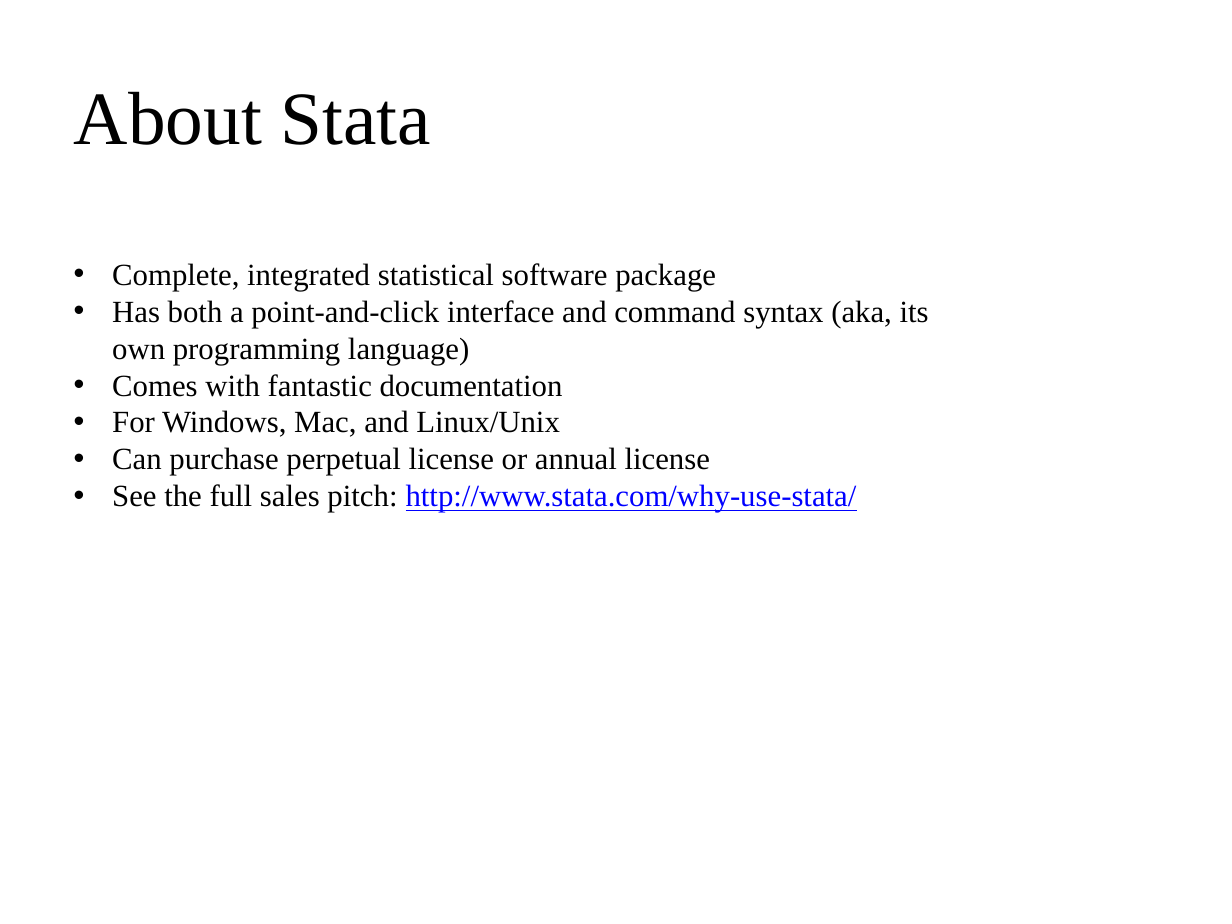
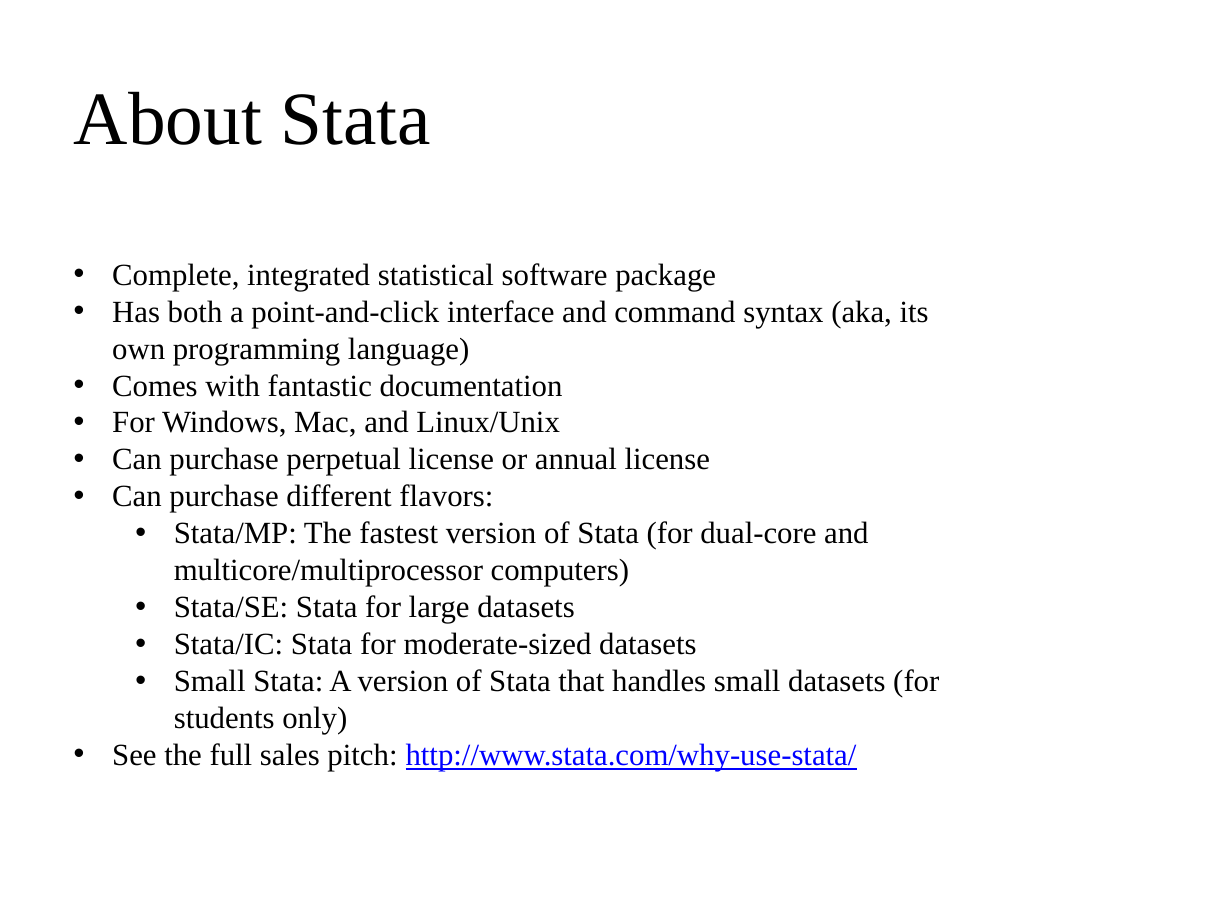
Before and after one commit to clayford/IntroStata, a slide deck: slide 3 of IntroToStata.pptx. Drawn at 1232x924 pixels with LibreOffice and Linux fonts; fonts in the diff are those of the drawing; background and template pictures are left out. Boxes give left, top, right and bottom in pixels: in the first picture for what was removed or moved away, otherwise in the second. Text is boxed around its words. In the diff, an @@ line names an element or a change of style, - is before the commit and + after.

```diff
--- a/IntroToStata.pptx
+++ b/IntroToStata.pptx
@@ text at (x1=112, y1=484, x2=939, y2=734): paragraphs added @@
+• Can purchase different flavors:
+  • Stata/MP: The fastest version of Stata (for dual-core and multicore/multiprocessor computers)
+  • Stata/SE: Stata for large datasets
+  • Stata/IC: Stata for moderate-sized datasets
+  • Small Stata: A version of Stata that handles small datasets (for students only)
```
Also in this commit, not shown: 5 other slides changed, 1 other file.
